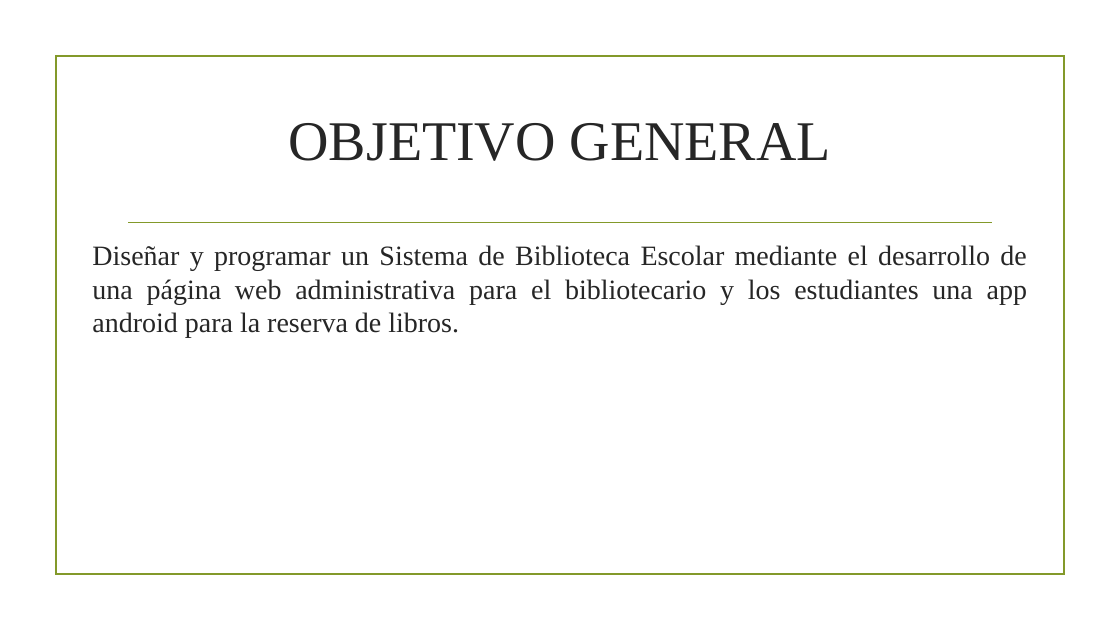
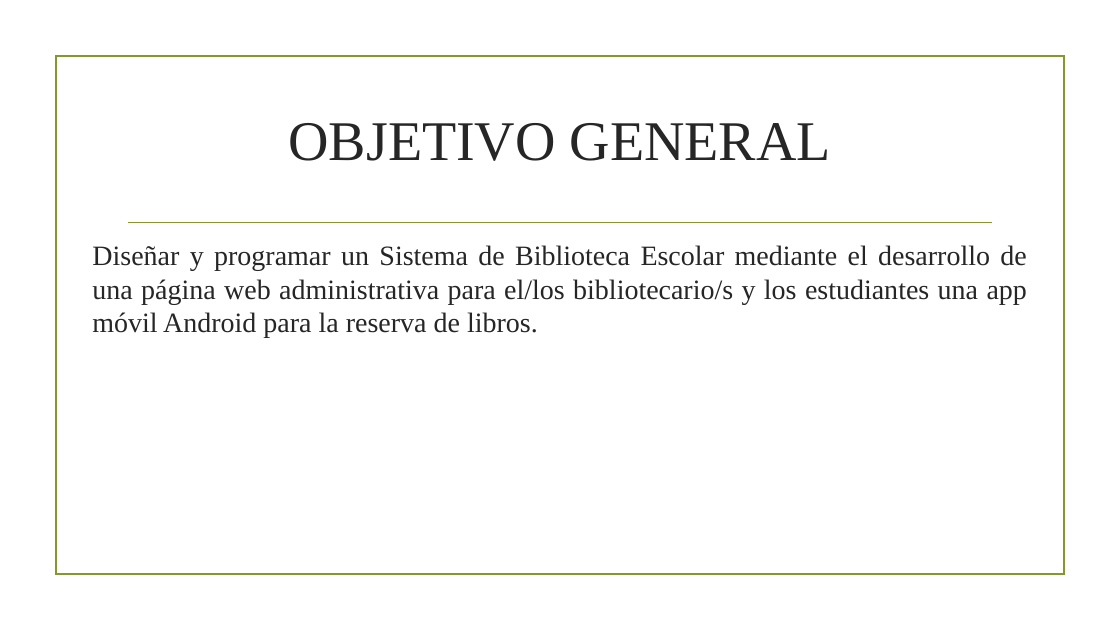
Before and after one commit to vimhash/biblioteca_escolar, a slide deck: slide 3 of docs/Biblioteca Escolar.pptx. Drawn at 1120x630 pixels with LibreOffice and Linux fonts; fonts in the diff are those of the drawing; background and template pictures are left out. Boxes give left, top, right and bottom in pixels: in the first picture for what was removed or moved away, otherwise in the second. Text is boxed around its words. In the diff, an @@ line names an element or a change of style, - is before the commit and + after.

```diff
--- a/docs/Biblioteca Escolar.pptx
+++ b/docs/Biblioteca Escolar.pptx
@@ text at [92, 245, 1027, 338]: text changed @@
-Diseñar y programar un Sistema de Biblioteca Escolar mediante el desarrollo de una página web administrativa para el bibliotecario y los estudiantes una app android para la reserva de libros.
+Diseñar y programar un Sistema de Biblioteca Escolar mediante el desarrollo de una página web administrativa para el/los bibliotecario/s y los estudiantes una app móvil Android para la reserva de libros.
```
Also in this commit, not shown: 2 other slides changed, 1 slide removed.
